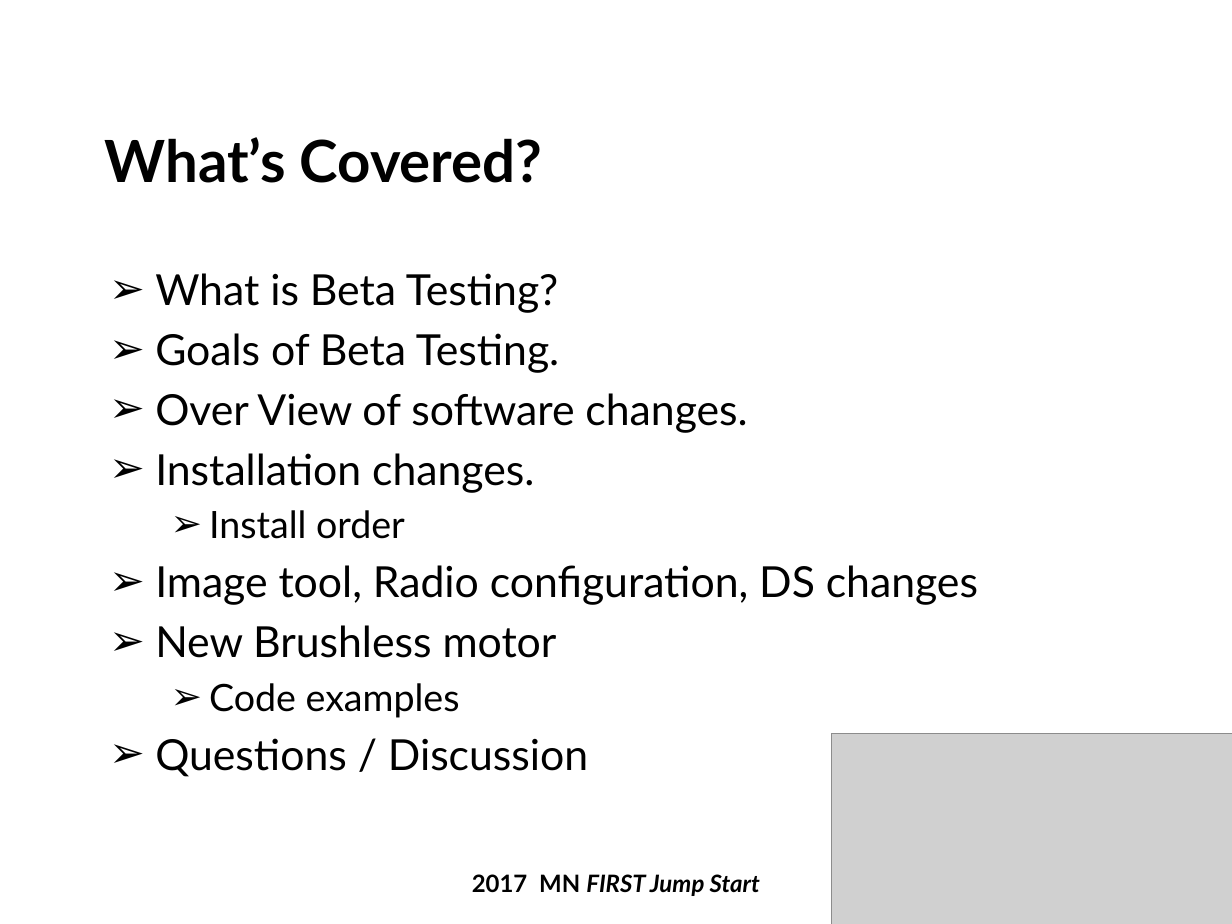
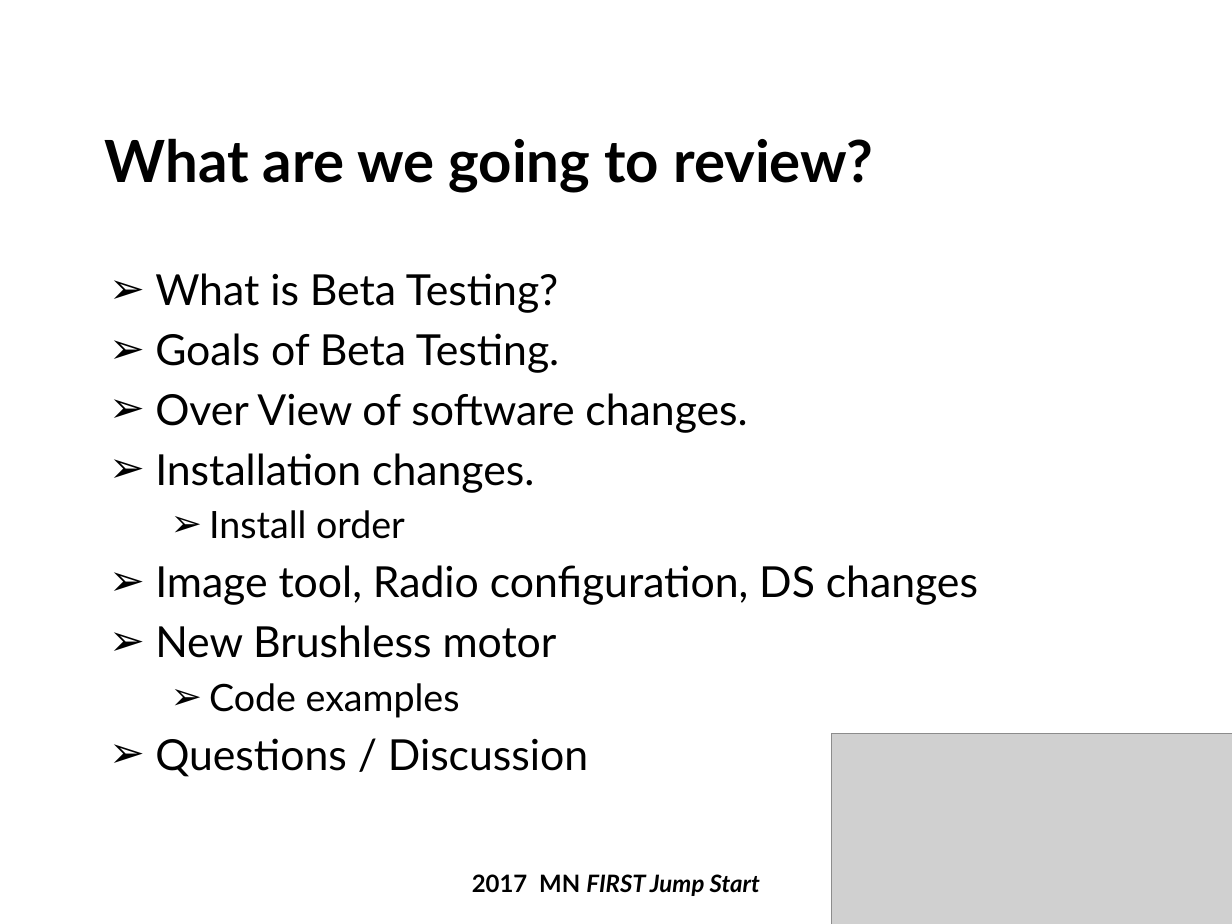
Before and after one commit to firstmncsa/csa_resources, a slide deck: slide 5 of 2018 Beta Testing JumpStart_Rev2.pptx. Drawn at 1232x924 pixels with LibreOffice and Linux fonts; fonts in the diff are those of the drawing; grey boxes stand for pictures; background and template pictures are left out. Boxes give left, top, right and bottom in pixels: in the first picture for what was removed or moved away, otherwise in the second. Text is boxed around its words. In the diff, an @@ line names an element or a change of style, - is before the commit and + after.

```diff
--- a/2018 Beta Testing JumpStart_Rev2.pptx
+++ b/2018 Beta Testing JumpStart_Rev2.pptx
@@ title at <box>105,138,873,193</box>: text changed @@
-What’s Covered?
+What are we going to review?
```
Also in this commit, not shown: 5 other slides changed, 5 slides added.
